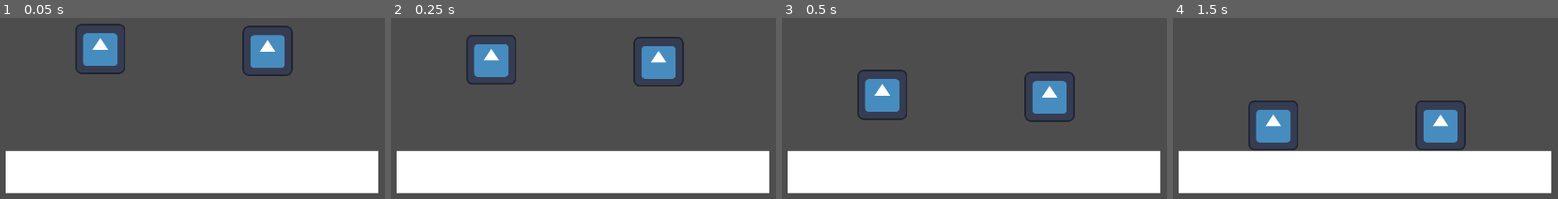
Above: before the commit, frames 1-4 (left to right).
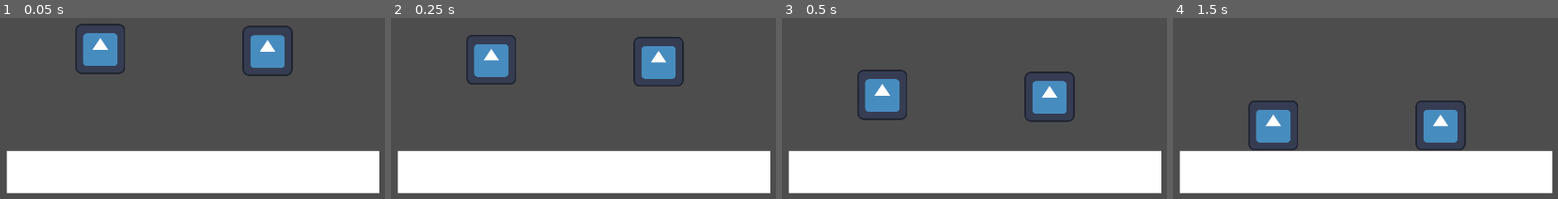
Above: after the commit, the same moments.

Repository: KidFast/Kitty-Kombat
Game: Godot game, scene res://Scenes/player_test.tscn
Same seed, same stepped clock (60 frames per second), same inputs: the game is played once before the commit and once after it. This scene is started directly instead of the project's main scene. The engine's default icon, where the game draws it, is replaced by a stand-in: a white triangle on a blue panel in a dark square.
Inputs:
- Up to frame 1 (0.05 s): no input
- Up to frame 2 (0.25 s): no input
- Up to frame 3 (0.5 s): no input
- Up to frame 4 (1.5 s): tap Enter at 1.25 s

The runs differ from the first frame. In frame 1, 0.2% of the frame differs, in the area x 1-99%, y 73-97%; in frame 2, 0.2%; in frame 3, 0.2%; in frame 4, 0.2%.

Commit message:
jump added

Diff:
--- a/kitty-kombat/Scenes/player_test.tscn
+++ b/kitty-kombat/Scenes/player_test.tscn
@@ -15,14 +15,14 @@
 position = Vector2(557, 407)
 player_number = 2
 
-[node name="StaticBody2D" type="StaticBody2D" parent="."]
-position = Vector2(380, 735)
+[node name="platform" type="StaticBody2D" parent="."]
+position = Vector2(383, 735)
 
-[node name="CollisionShape2D" type="CollisionShape2D" parent="StaticBody2D"]
+[node name="CollisionShape2D" type="CollisionShape2D" parent="platform"]
 position = Vector2(476.5, 54)
 scale = Vector2(1.8727325, -0.2887679)
 shape = SubResource("RectangleShape2D_xjjte")
 
-[node name="ColorRect" type="ColorRect" parent="StaticBody2D"]
+[node name="ColorRect" type="ColorRect" parent="platform"]
 offset_right = 953.0
 offset_bottom = 108.0
--- a/kitty-kombat/Scripts/player.gd
+++ b/kitty-kombat/Scripts/player.gd
@@ -15,5 +15,8 @@
 	if not is_on_floor():
 		velocity.y += get_gravity().y * delta
 
+	if Input.is_action_just_pressed("p%s_up" % [player_number]) and is_on_floor():
+		velocity.y = jump_velocity
+
 	get_input()
 	move_and_slide()
